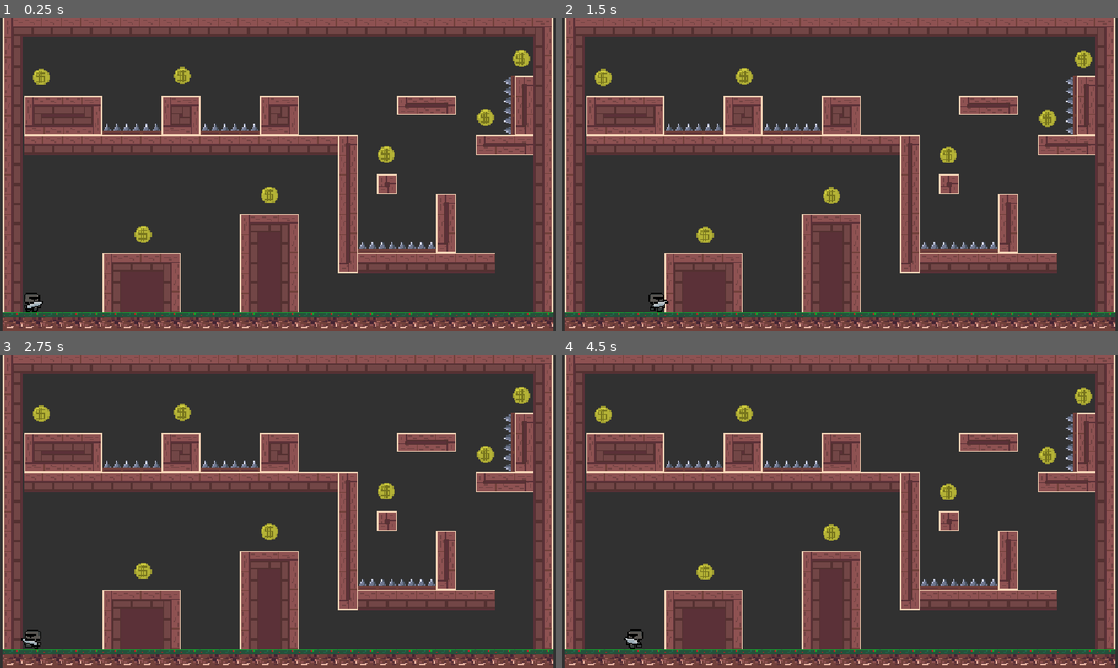
Above: before the commit, frames 1-4 (two rows, left to right).
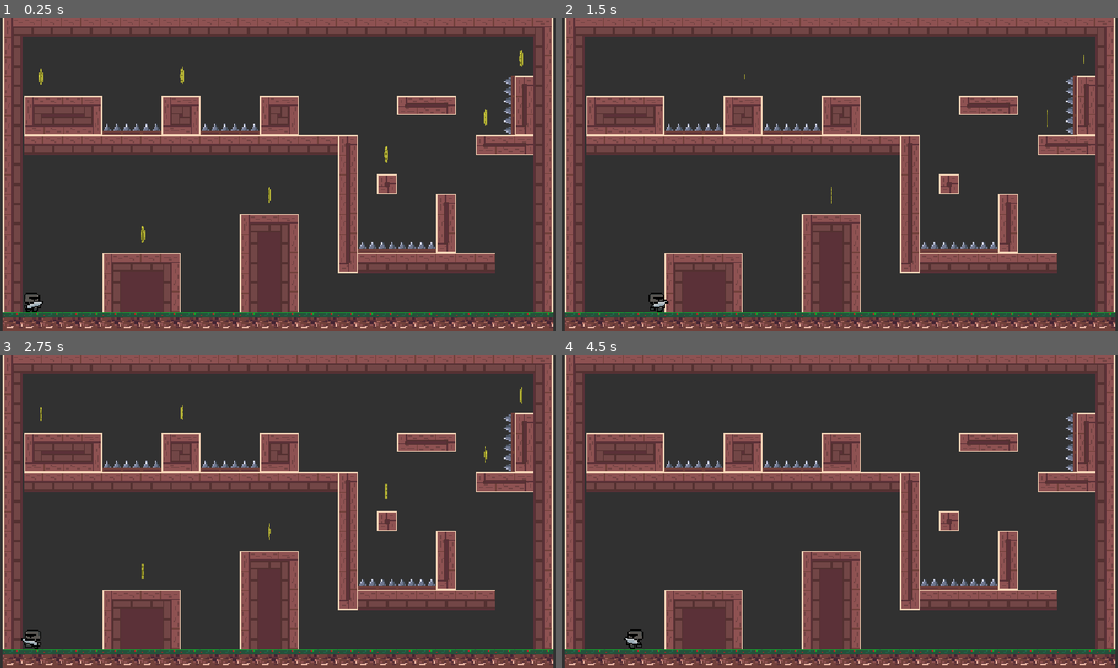
Above: after the commit, the same moments.

Repository: Marcausente/KnightGame2DGodot
Game: Godot game, scene res://Escenas/escena_principal/escena_principal.tscn
Same seed, same stepped clock (60 frames per second), same inputs: the game is played once before the commit and once after it.
Inputs:
- Up to frame 1 (0.25 s): no input
- Up to frame 2 (1.5 s): hold D (derecha) from 0.53 s (still down); tap W (saltar) at 0.77 s
- Up to frame 3 (2.75 s): tap W (saltar) at 1.52 s; release D (derecha) at 2.03 s; hold A (izquierda) from 2.03 s (still down)
- Up to frame 4 (4.5 s): release A (izquierda) at 2.78 s; hold D (derecha) 2.78-4.28 s; tap W (saltar) at 3.02, 3.77 s; hold A (izquierda) from 4.28 s (still down)

The runs differ from the first frame. In frame 1, 0.8% of the frame differs, in the area x 5-96%, y 10-72%; in frame 2, 0.9%; in frame 3, 0.9%; in frame 4, 0.9%.

Commit message:
FEAT: Animacion para que las monedas den vueltas

Diff:
--- a/Escenas/moneda/moneda.tscn
+++ b/Escenas/moneda/moneda.tscn
@@ -10,10 +10,49 @@
 [sub_resource type="CircleShape2D" id="CircleShape2D_g4v7s"]
 radius = 8.0
 
+[sub_resource type="Animation" id="Animation_rqm1n"]
+length = 0.001
+tracks/0/type = "value"
+tracks/0/imported = false
+tracks/0/enabled = true
+tracks/0/path = NodePath("Sprite2D:scale")
+tracks/0/interp = 1
+tracks/0/loop_wrap = true
+tracks/0/keys = {
+"times": PackedFloat32Array(0),
+"transitions": PackedFloat32Array(1),
+"update": 0,
+"values": [Vector2(1.08, 1)]
+}
+
+[sub_resource type="Animation" id="Animation_w6rqb"]
+resource_name = "rotar"
+length = 1.2
+loop_mode = 1
+tracks/0/type = "value"
+tracks/0/imported = false
+tracks/0/enabled = true
+tracks/0/path = NodePath("Sprite2D:scale")
+tracks/0/interp = 1
+tracks/0/loop_wrap = true
+tracks/0/keys = {
+"times": PackedFloat32Array(0, 0.6, 1.2),
+"transitions": PackedFloat32Array(1, 1, 1),
+"update": 0,
+"values": [Vector2(1.08, 1), Vector2(-1, 1), Vector2(1, 1)]
+}
+
+[sub_resource type="AnimationLibrary" id="AnimationLibrary_do0f2"]
+_data = {
+&"RESET": SubResource("Animation_rqm1n"),
+&"rotar": SubResource("Animation_w6rqb")
+}
+
 [node name="Moneda" type="Node2D" unique_id=1063987536]
 script = ExtResource("1_rqm1n")
 
 [node name="Sprite2D" type="Sprite2D" parent="." unique_id=1934788865]
+scale = Vector2(1.08, 1)
 texture = SubResource("AtlasTexture_g4v7s")
 
 [node name="Area2D" type="Area2D" parent="." unique_id=1805406919]
@@ -21,6 +60,11 @@
 collision_mask = 4
 
 [node name="CollisionShape2D" type="CollisionShape2D" parent="Area2D" unique_id=386978032]
+scale = Vector2(1, 1.031)
 shape = SubResource("CircleShape2D_g4v7s")
 
+[node name="AnimationPlayer" type="AnimationPlayer" parent="." unique_id=995556245]
+libraries/ = SubResource("AnimationLibrary_do0f2")
+autoplay = &"rotar"
+
 [connection signal="body_entered" from="Area2D" to="." method="_on_area_2d_body_entered"]
